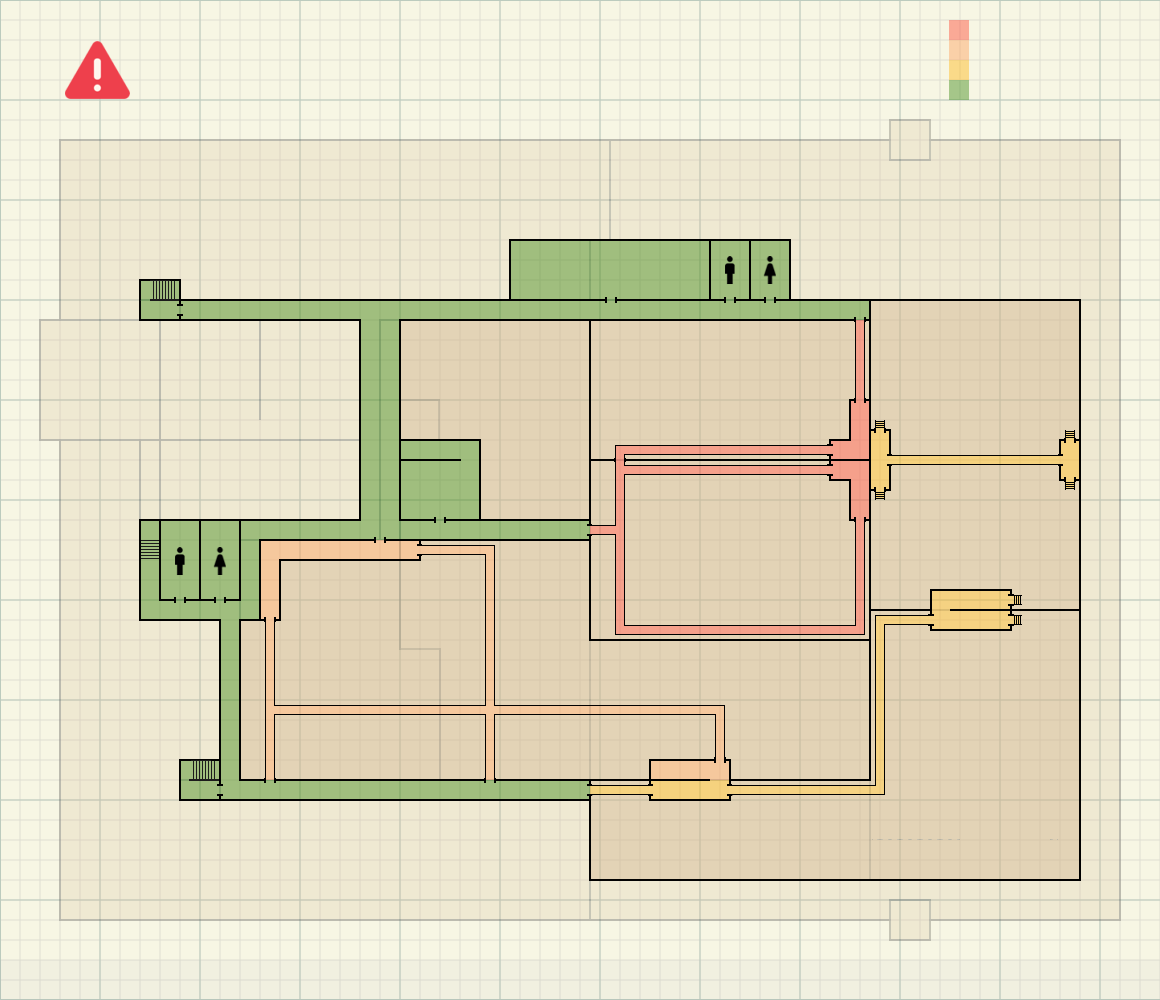
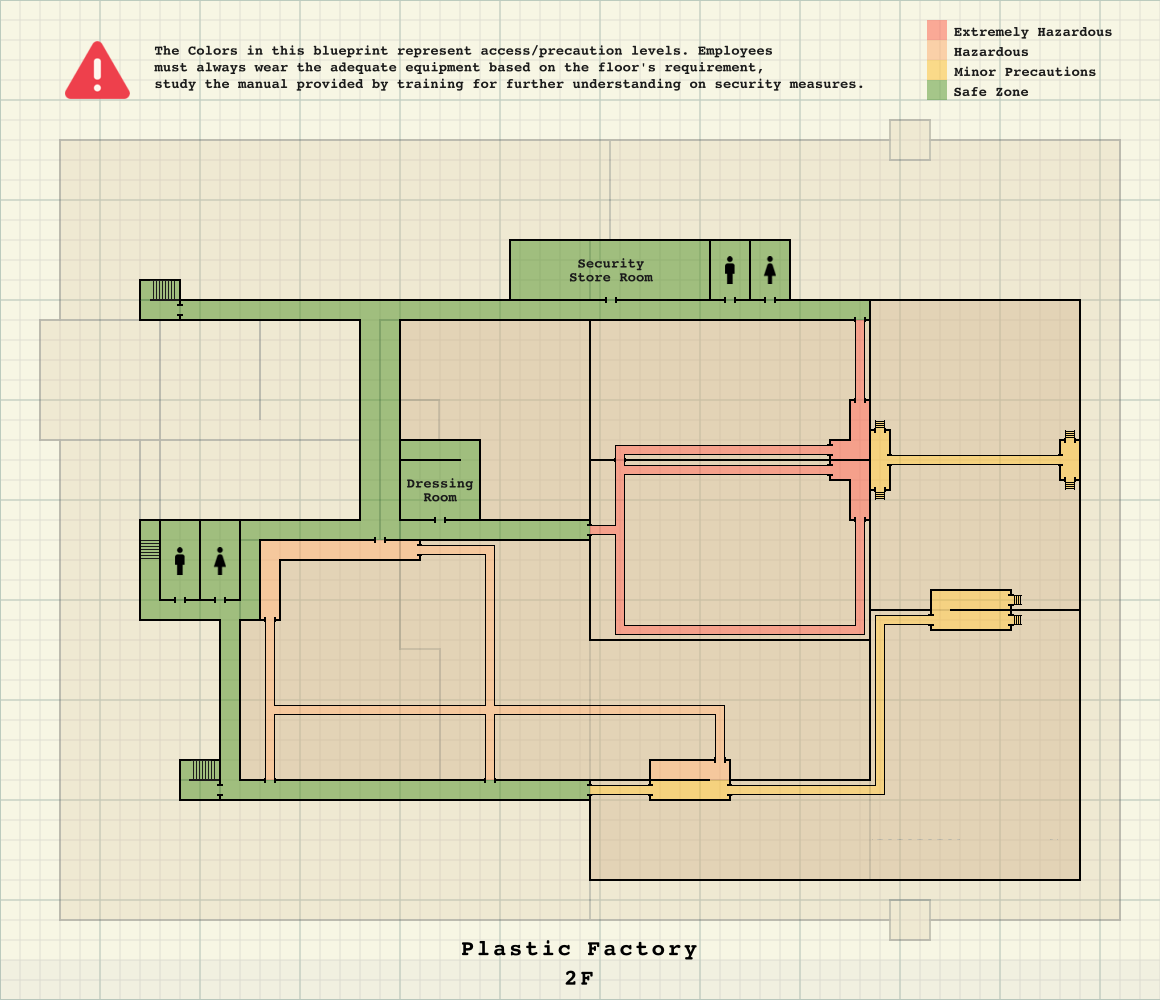
Revision of a layered 1160 × 1000 image; what changed, layer by layer:
painted on "higher structure Merged" (1st of 2, in "Group 3") over [407, 258, 653, 502]
painted on "Paint Layer 1 Merged" over [154, 20, 1112, 985]
painted on "higher structure Merged" (2nd of 2, in "Group 3") over [154, 64, 1096, 960]
painted on "Background" (2nd of 2) over [154, 20, 1112, 985]
